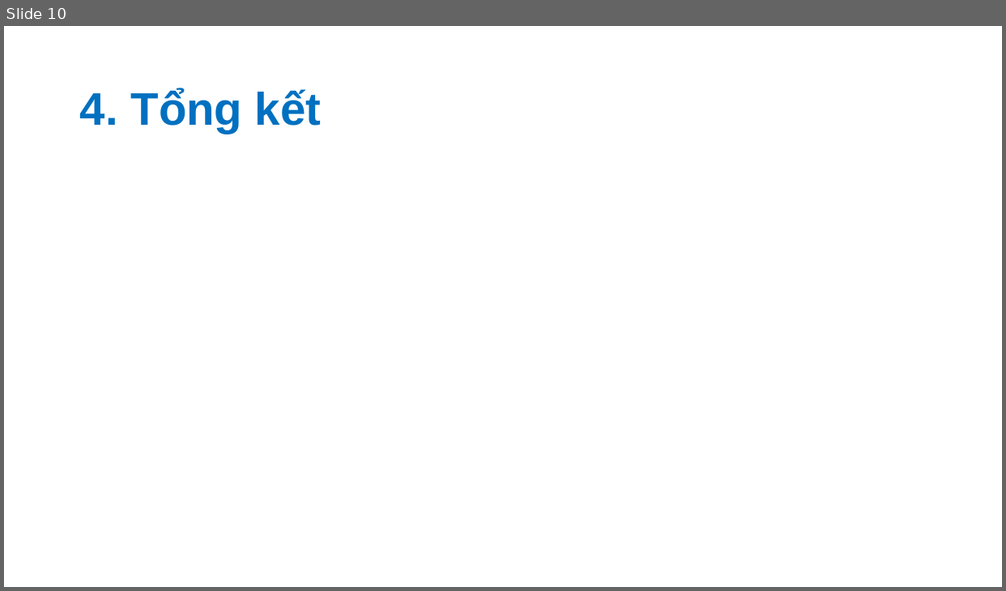
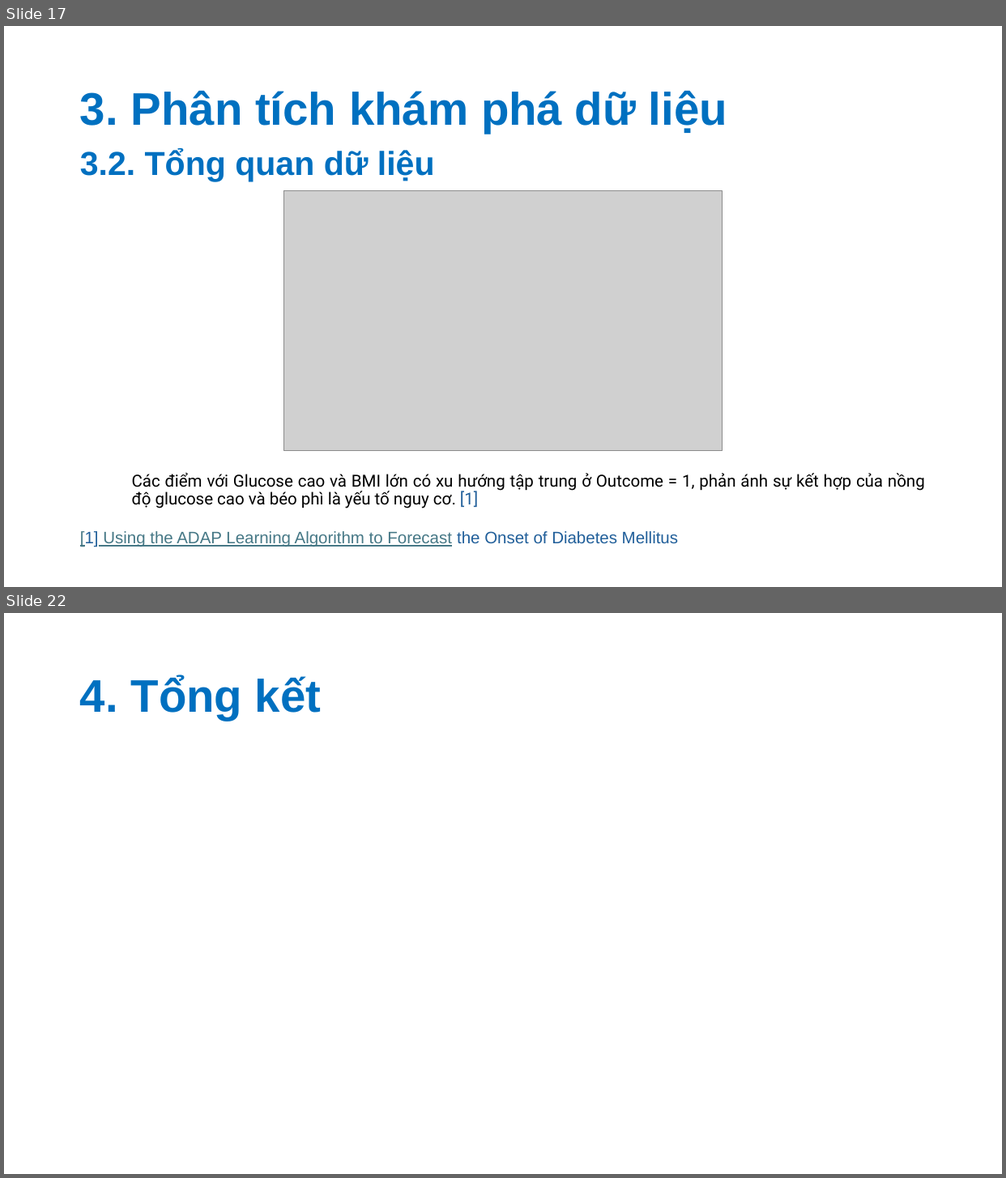
Before and after one commit to nvhao100604/PTDL_2025, a slide deck: BT3/slide/Phân tích khám phá về bệnh đái tháo đường.pptx. Shown one above the other, each under a label of ours: slide 10 before the commit, slides 17 and 22 after it; the slides between them are not shown. The pictures are 1006x591 and 1006x1178 pixels, drawn with LibreOffice and Linux fonts; fonts in the diff are those of the drawing; grey boxes stand for pictures. Boxes give left, top, right and bottom in pixels: in the first picture for what was removed or moved away, otherwise in the second. Text is boxed around its words. In the diff, an @@ line names an element or a change of style, - is before the commit and + after.

```diff
--- a/BT3/slide/Phân tích khám phá về bệnh đái tháo đường.pptx
+++ b/BT3/slide/Phân tích khám phá về bệnh đái tháo đường.pptx
@@ slide 17 added at (x1=4, y1=26, x2=1002, y2=587), background #FFFFFF @@
@@ title added at (x1=80, y1=91, x2=727, y2=133), 44 pt, text #0070C0, bold @@
+3. Phân tích khám phá dữ liệu
@@ text added at (x1=80, y1=148, x2=435, y2=182), 32 pt, text #0070C0, bold @@
+3.2. Tổng quan dữ liệu
@@ picture added at (x1=284, y1=190, x2=722, y2=450) @@
@@ text added at (x1=132, y1=473, x2=925, y2=509), 16 pt, text #000000 @@
+Các điểm với Glucose cao và BMI lớn có xu hướng tập trung ở Outcome = 1, phản ánh sự kết hợp của nồng độ glucose cao và béo phì là yếu tố nguy cơ. [1]
@@ text added at (x1=80, y1=531, x2=678, y2=548), 16 pt, text #467886, underline @@
+[1] Using the ADAP Learning Algorithm to Forecast the Onset of Diabetes Mellitus
@@ what was slide 10 is now slide 22 @@
```
Also in this commit, not shown: 4 slides changed, 12 other slides added, 1 slide removed.
